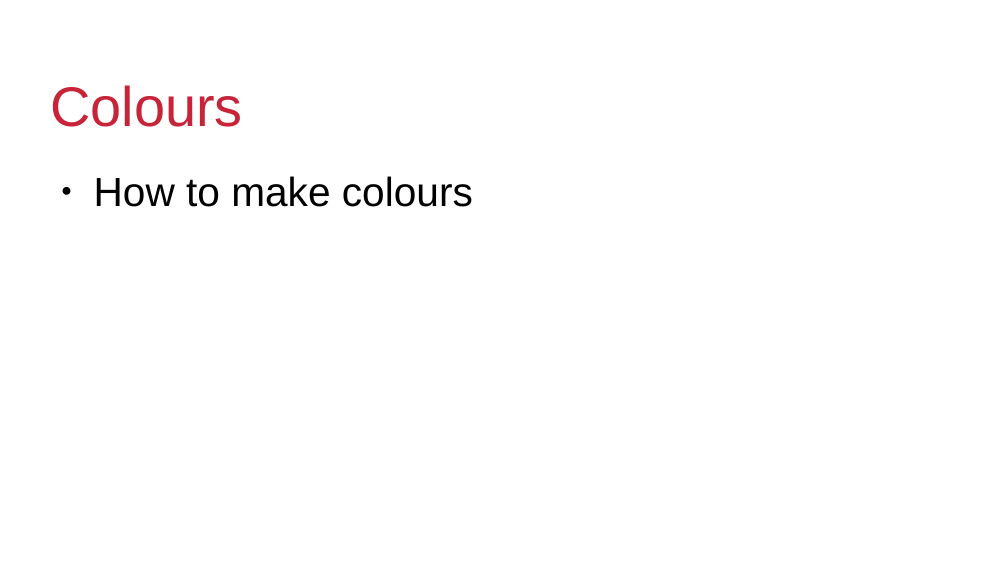
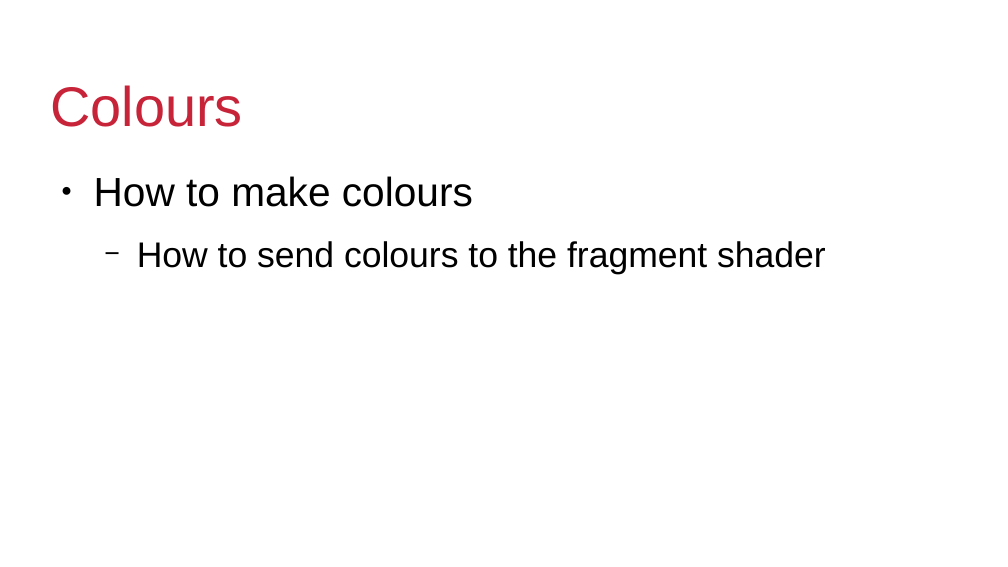
Before and after one commit to koxakis/CE416, a slide deck: slide 7 of open_gl_project/Project_overview.odp. Drawn at 1008x567 pixels with LibreOffice and Linux fonts; fonts in the diff are those of the drawing; background and template pictures are left out. Boxes give left, top, right and bottom in pixels: in the first picture for what was removed or moved away, otherwise in the second. Text is boxed around its words. In the diff, an @@ line names an element or a change of style, - is before the commit and + after.

```diff
--- a/open_gl_project/Project_overview.odp
+++ b/open_gl_project/Project_overview.odp
@@ text at [137, 241, 826, 275]: paragraph added @@
+  − How to send colours to the fragment shader
```
Also in this commit, not shown: 3 other slides changed, 2 other files.
